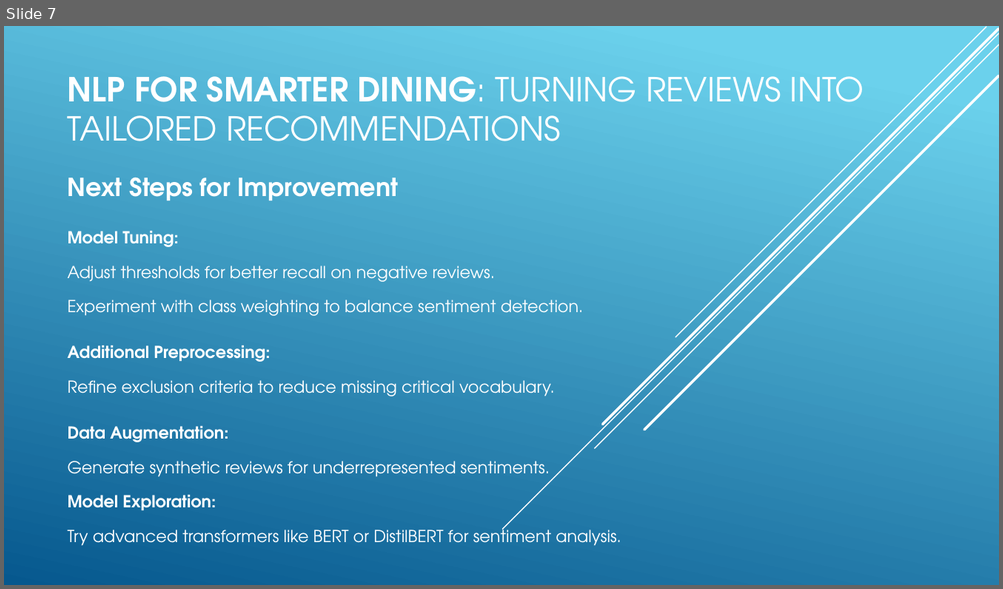
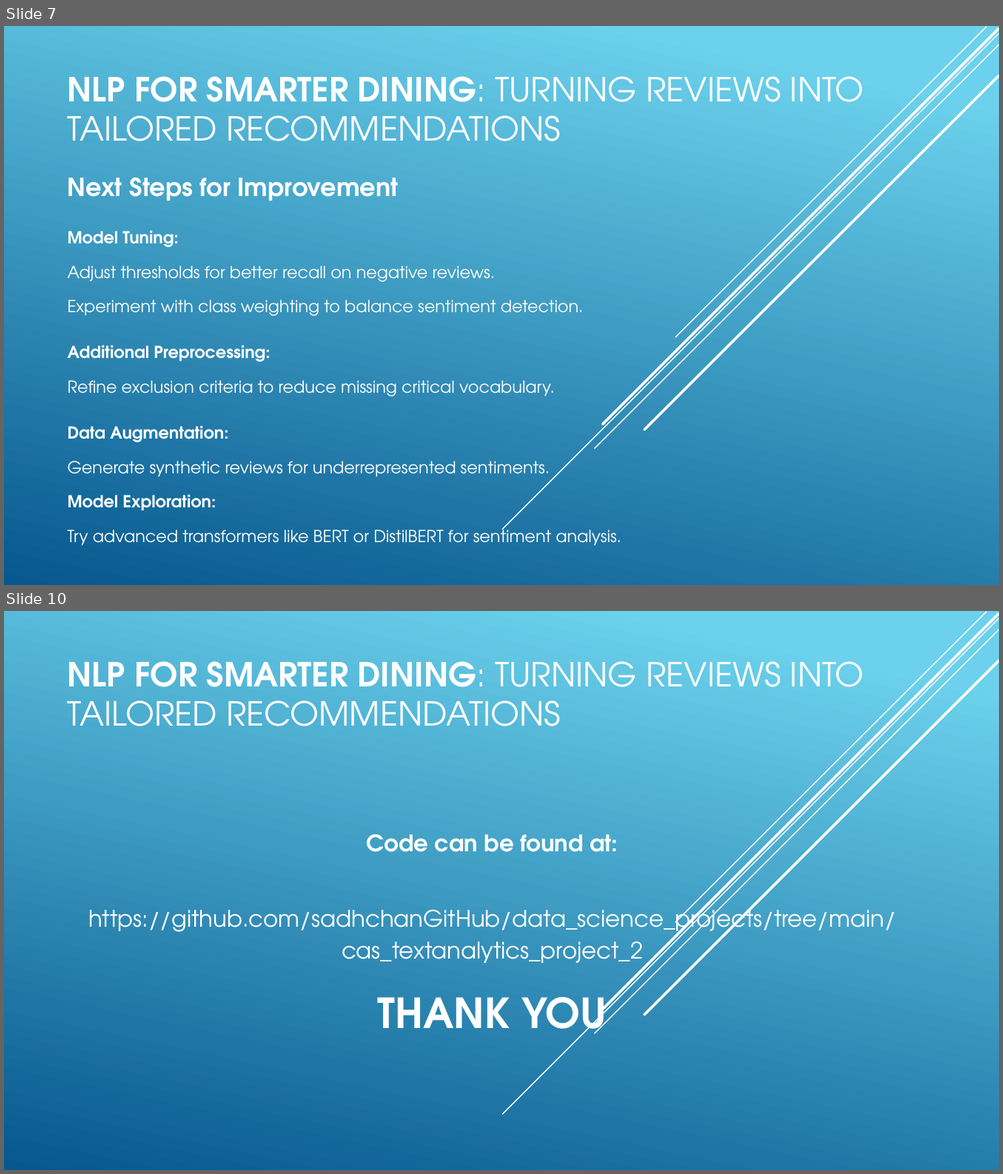
Before and after one commit to sadhchanGitHub/data_science_projects, a slide deck: cas_textanalytics_project_2/NLP_for_Smart_Dining_Project.pptx. Shown one above the other, each under a label of ours: slide 7 before the commit, slides 7 and 10 after it; the slides between them are not shown. The pictures are 1003x589 and 1003x1174 pixels, drawn with LibreOffice and Linux fonts; fonts in the diff are those of the drawing. Boxes give left, top, right and bottom in pixels: in the first picture for what was removed or moved away, otherwise in the second. Text is boxed around its words. In the diff, an @@ line names an element or a change of style, - is before the commit and + after.

Commit message:
push the projects as of now 2025.01.12 v2

```diff
--- a/cas_textanalytics_project_2/NLP_for_Smart_Dining_Project.pptx
+++ b/cas_textanalytics_project_2/NLP_for_Smart_Dining_Project.pptx
@@ slide 10 added at [4,611,999,1170], background gradient #6ED2EB to #06588E; not listed: 5 template elements that a slide beside it also shows @@
@@ title added at [68,661,864,726], 32 pt, text #FFFFFF @@
+NLP FOR SMARTER DINING: TURNING REVIEWS INTO TAILORED RECOMMENDATIONS
@@ subtitle added at [88,834,896,1045], 22 pt, text #FFFFFF @@
+Code can be found at:
+https://github.com/sadhchanGitHub/data_science_projects/tree/main/cas_textanalytics_project_2
+THANK YOU
```
Also in this commit, not shown: 3 slides changed, 2 other files.
